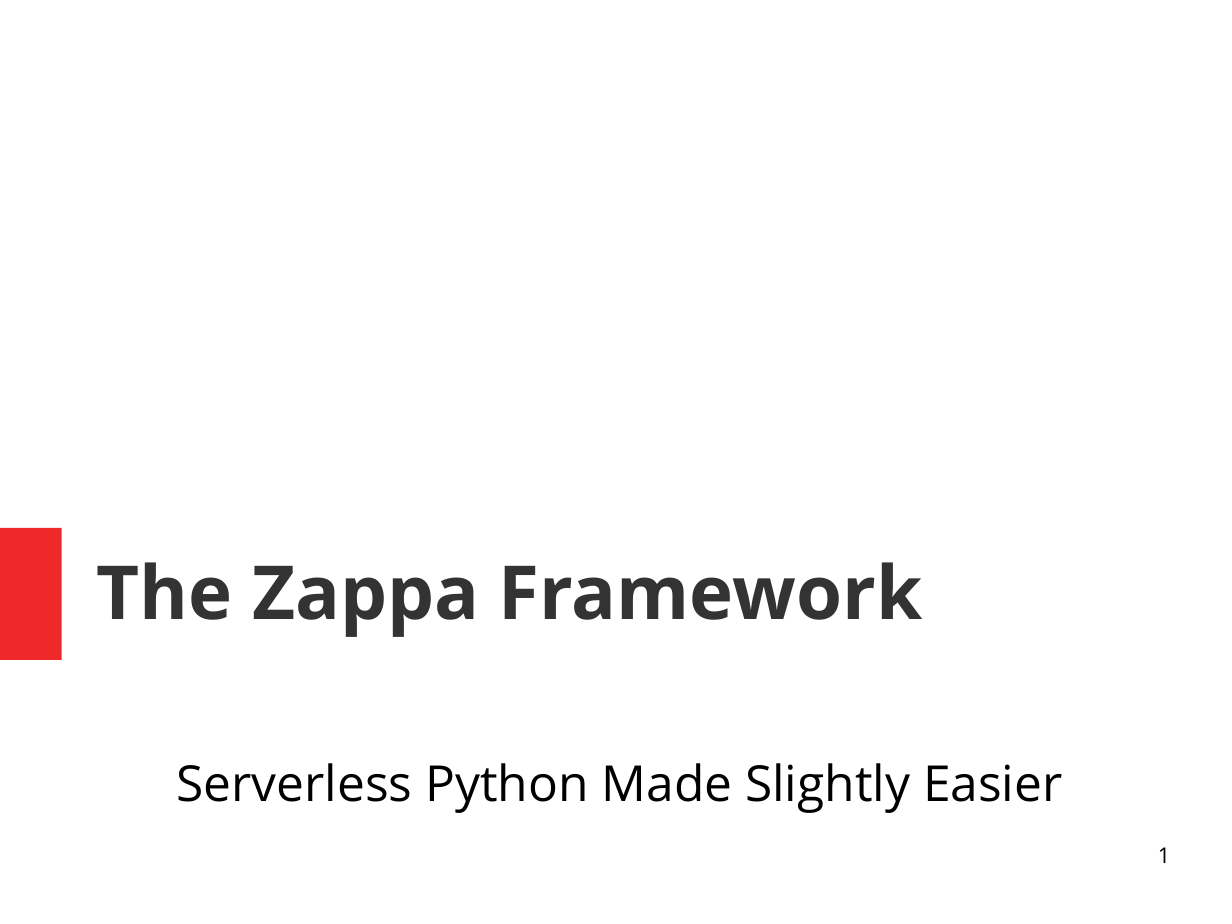
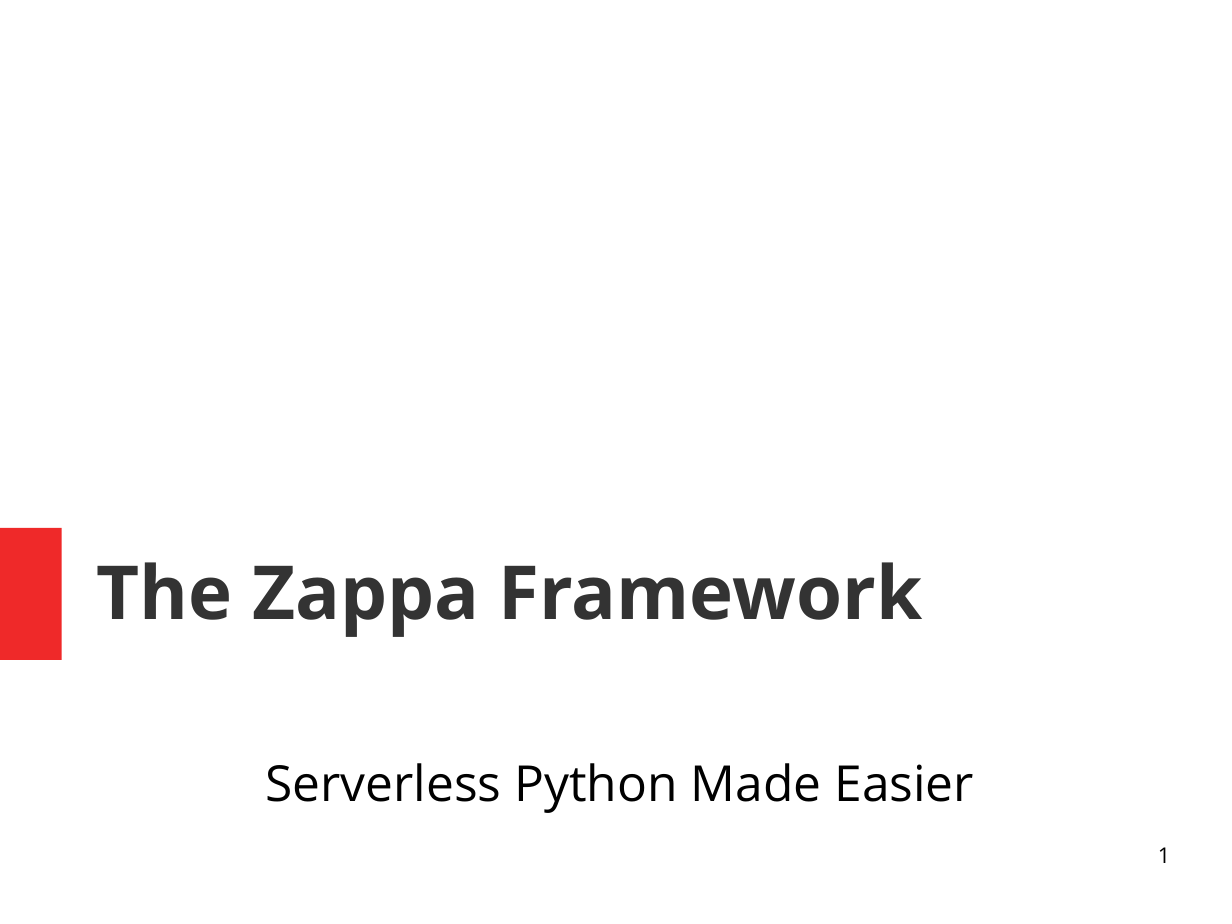
Before and after one commit to MattSegal/zappa-talk, a slide deck: slide 1 of presentation.odp. Drawn at 1232x924 pixels with LibreOffice and Linux fonts; fonts in the diff are those of the drawing. Boxes give left, top, right and bottom in pixels: in the first picture for what was removed or moved away, otherwise in the second. Text is boxed around its words. In the diff, an @@ line names an element or a change of style, - is before the commit and + after.

```diff
--- a/presentation.odp
+++ b/presentation.odp
@@ subtitle at (266, 763, 974, 813): text changed @@
-Serverless Python Made Slightly Easier
+Serverless Python Made Easier
```
Also in this commit, not shown: 9 other slides changed, 5 slides added, 5 slides removed, 1 other file.
